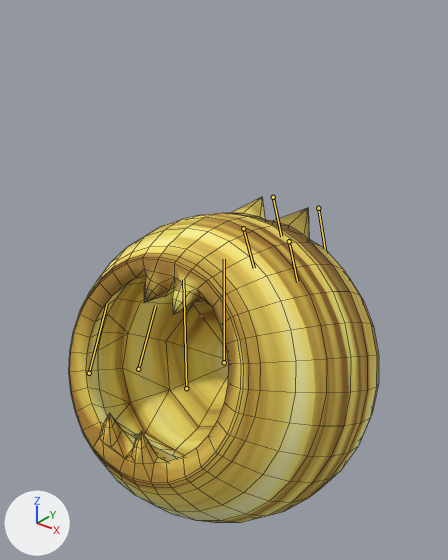
Two versions of the FBX model Assets/Player_Characters/Bcat/PC_BcatF_mesh.FBX, one commit apart.
One viewpoint serves both versions: a 50 mm camera at (1.35, -1.69, 1.25) aimed at (-0.06, 0.07, 0.16). Arrows for +X, +Y and +Z are at lower left; the lights stay in place. Both versions are drawn at frame 84 of the action 'Take 001'; the numbers are the values there. The bones that bend it are drawn over the model as lines. Mesh edges are drawn as thin lines.

The first picture shows 'PC_Bcat_mesh'.
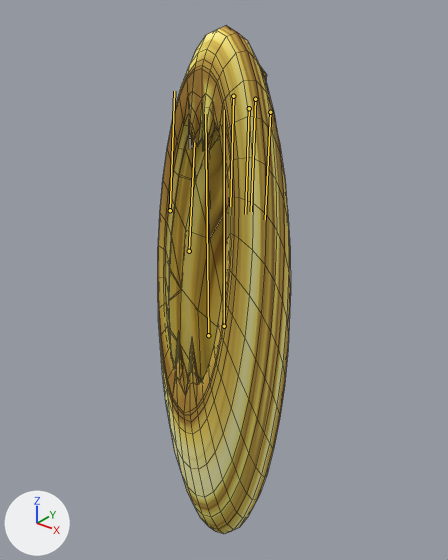
The change in detail:
Bone 'PC_Bcat_rootbone' (bone_pc_bcat_rootbone) moves from (0.0, -0.174, 0.0) to (0.0, 0.0, 0.0).
Bone 'PC_Bcat_rootbone' (bone_pc_bcat_rootbone) is rescaled from (1.15, 1.14, 1.15) to (0.48, 2.07, 0.48).
Bone 'PC_Bcat_earrightbone' (bone_pc_bcat_earrightbone) turns from (0, 0, 44) to (0, 0, 73) degrees about its own x, y and z.
Bone 'PC_Bcat_earleftbone' (bone_pc_bcat_earleftbone) turns from (0, 0, 44) to (0, 0, 73) degrees about its own x, y and z.

Location of each change, [x1, y1, x2, y2] in pixels of the pictures (448 x 560 px):
'PC_Bcat_mesh', posed (57% narrower, 56% taller)
    before: [69, 197, 379, 523]
    after: [158, 25, 291, 534]
bone 'PC_Bcat_rootbone', root to tip
    before: (224, 362) to (224, 259)
    after: (224, 326) to (224, 110)
bone 'PC_Bcat_earrightbone', root to tip
    before: (243, 228) to (254, 268)
    after: (233, 96) to (230, 206)
bone 'PC_Bcat_earleftbone', root to tip
    before: (289, 241) to (297, 282)
    after: (255, 99) to (251, 211)
